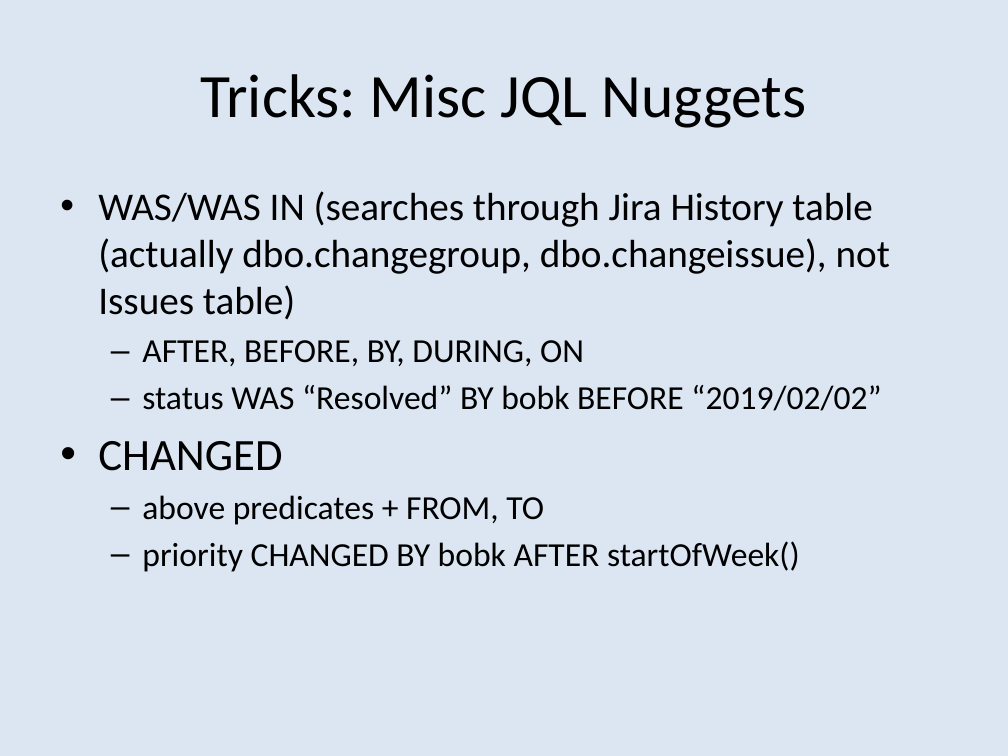
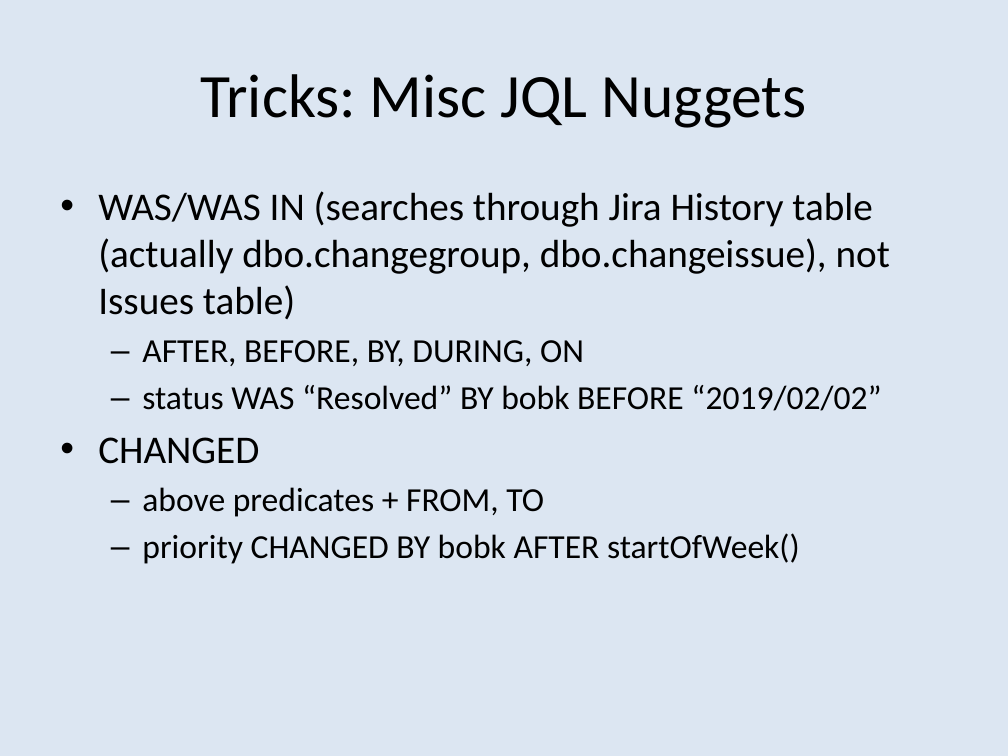
Before and after one commit to bobk/jirapresentations, a slide deck: slide 11 of Jira Epic Thoughts and Jira Agile Tips and Tricks 1.pptx. Drawn at 1008x756 pixels with LibreOffice and Linux fonts; fonts in the diff are those of the drawing. Boxes give left, top, right and bottom in pixels: in the first picture for what was removed or moved away, otherwise in the second. Text is boxed around its words. In the diff, an @@ line names an element or a change of style, - is before the commit and + after.

```diff
--- a/Jira Epic Thoughts and Jira Agile Tips and Tricks 1.pptx
+++ b/Jira Epic Thoughts and Jira Agile Tips and Tricks 1.pptx
@@ text at [98, 437, 259, 464]: size 32 to 28 pt in "CHANGED" @@
```
Also in this commit, not shown: 7 other slides changed.
